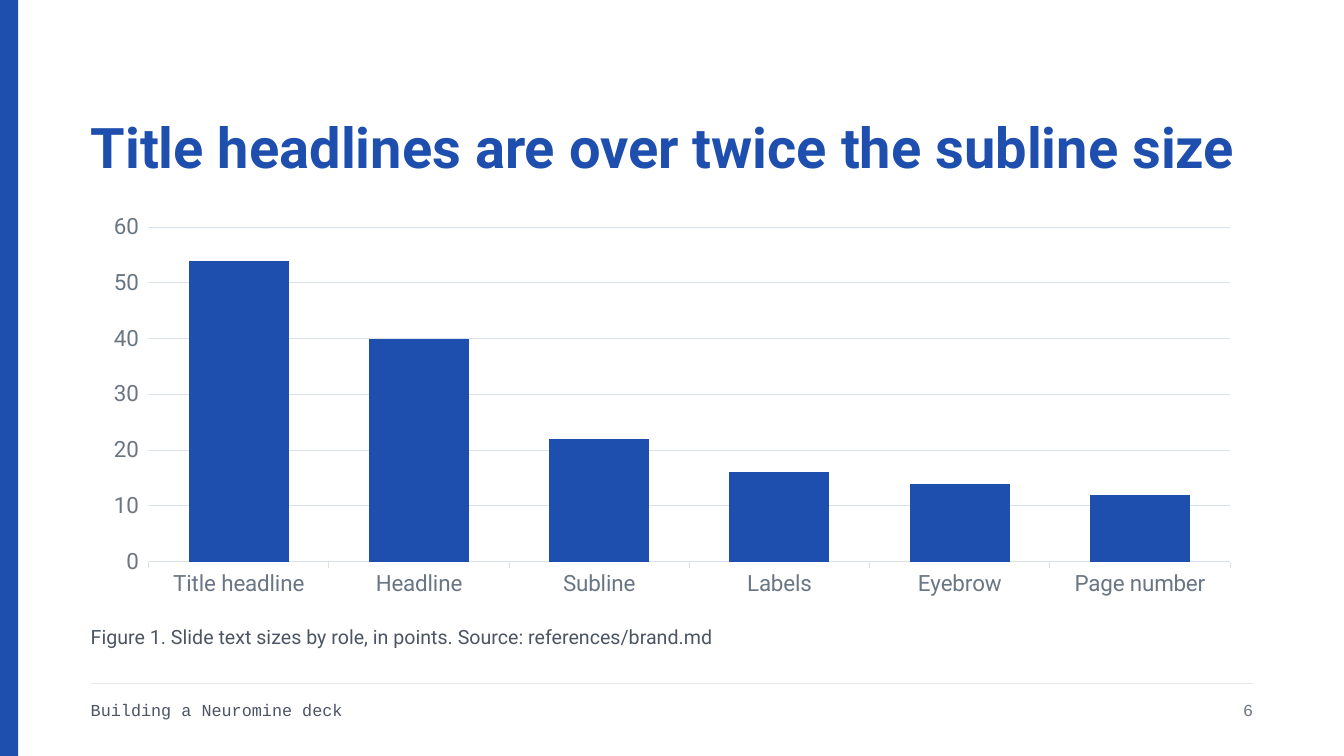
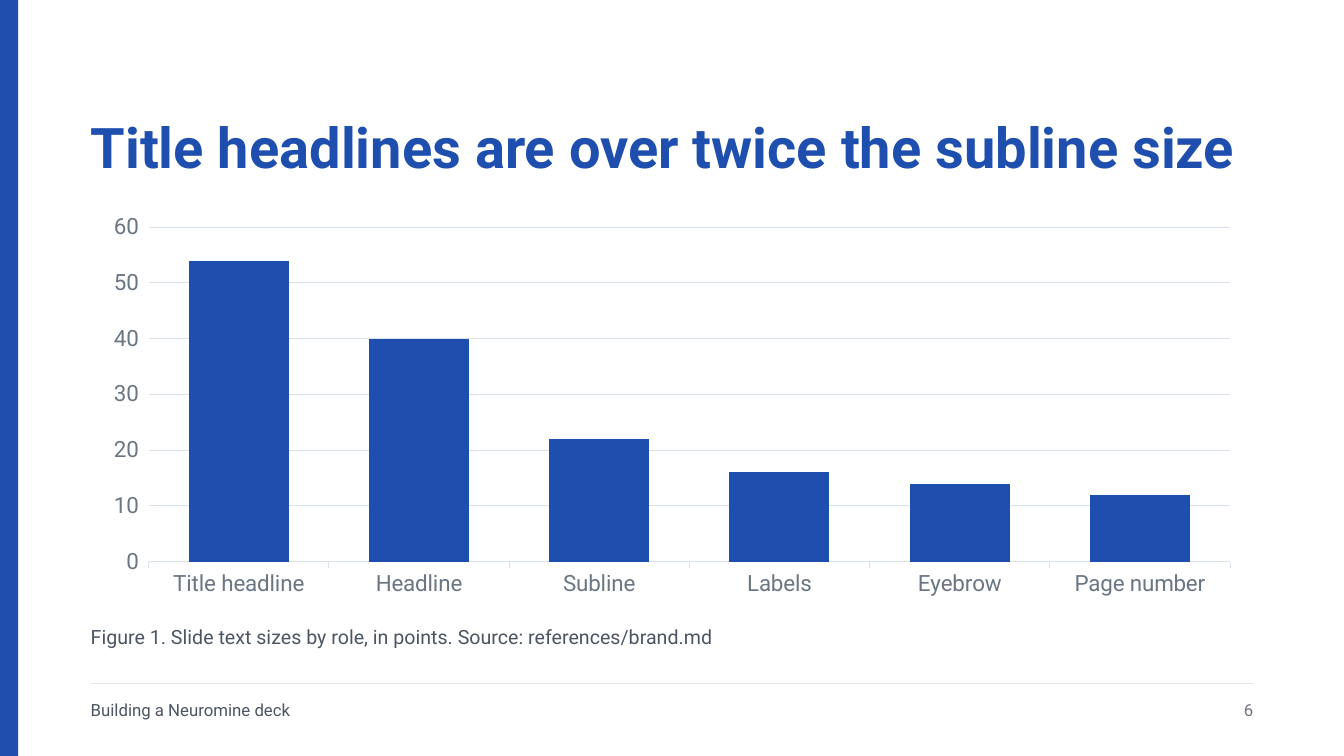
Before and after one commit to Neuromine-Data/brand-skill, a slide deck: slide 6 of assets/neuromine-sample.pptx. Drawn at 1344x756 pixels with LibreOffice and Linux fonts; fonts in the diff are those of the drawing. Boxes give left, top, right and bottom in pixels: in the first picture for what was removed or moved away, otherwise in the second. Text is boxed around its words. In the diff, an @@ line names an element or a change of style, - is before the commit and + after.

```diff
--- a/assets/neuromine-sample.pptx
+++ b/assets/neuromine-sample.pptx
@@ text "Building a Neuromine deck" at <box>91,703,291,720</box>: font Courier New to Roboto @@
@@ page number at <box>1244,704,1253,716</box>: font Courier New to Roboto @@
```
Also in this commit, not shown: 6 other slides changed, 28 other files.
